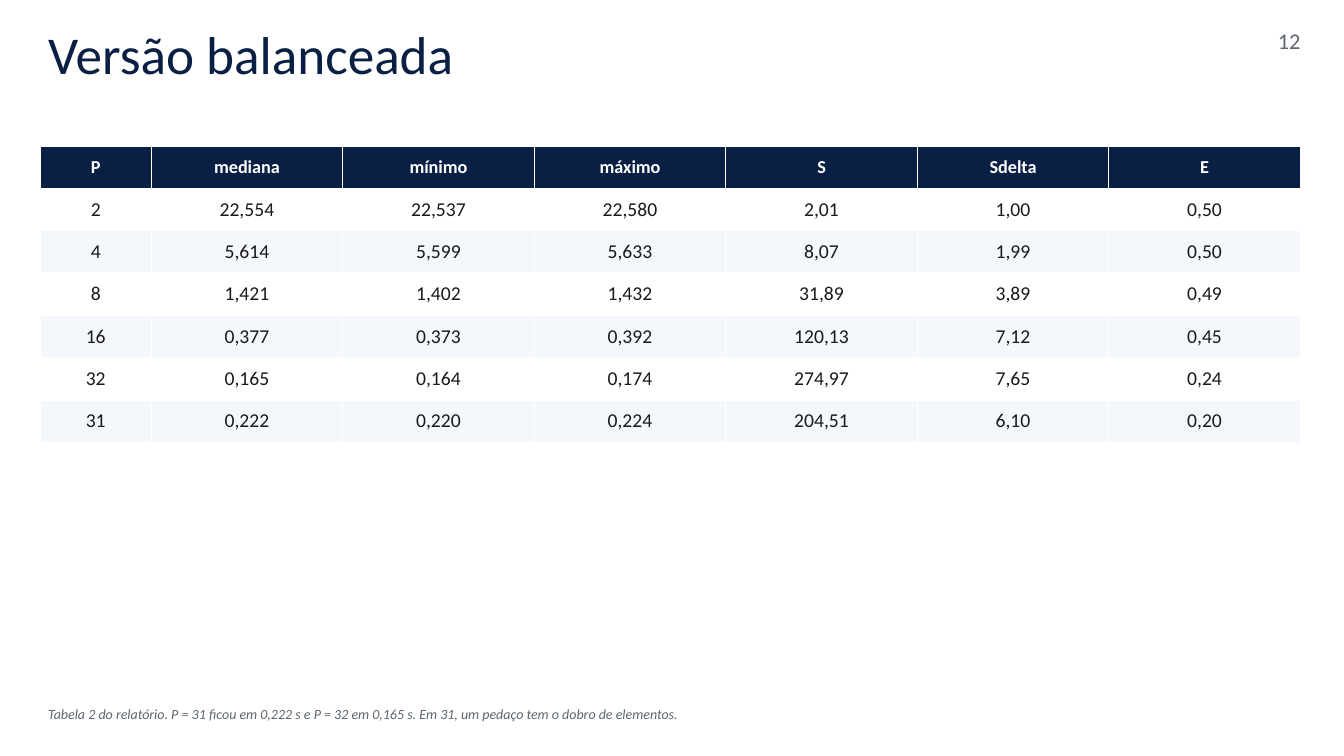
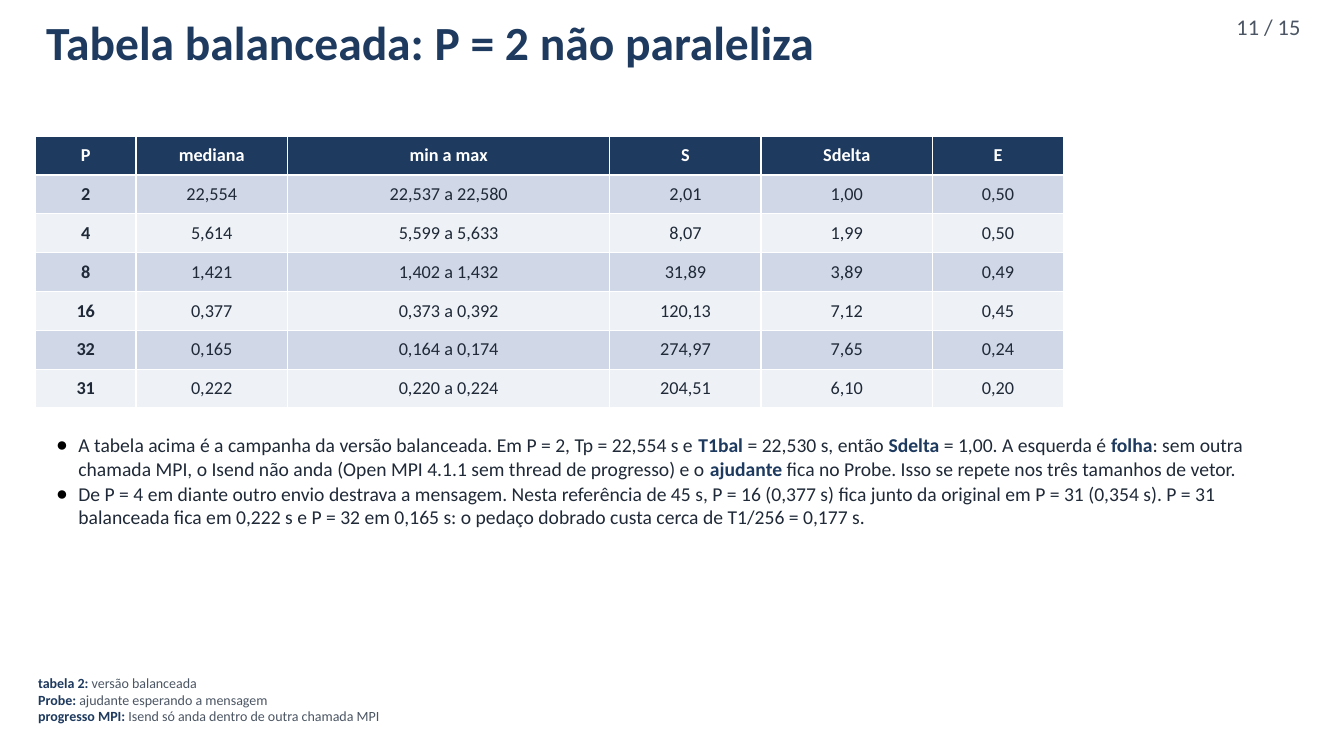
Before and after one commit to bengo501/Trabalho3-Computacao-Paralela, a slide deck: slide 11 of apresentacao/apresentacao.pptx (slide 12 before the commit). Drawn at 1344x756 pixels with LibreOffice and Linux fonts; fonts in the diff are those of the drawing. Boxes give left, top, right and bottom in pixels: in the first picture for what was removed or moved away, otherwise in the second. Text is boxed around its words. In the diff, an @@ line names an element or a change of style, - is before the commit and + after.

```diff
--- a/apresentacao/apresentacao.pptx
+++ b/apresentacao/apresentacao.pptx
@@ text added at (46, 26, 814, 68), 34 pt, text #1E3A5F, bold @@
+Tabela balanceada: P = 2 não paraleliza
@@ text added at (1236, 20, 1301, 35), 16 pt, text #4B5563 @@
+11 / 15
@@ text removed at (48, 37, 453, 75) @@
-Versão balanceada
@@ text removed at (1278, 34, 1301, 49) @@
-12
@@ table at (35, 136, 1064, 408) @@
-column 3: mínimo | 22,537 | 5,599 | 1,402 | 0,373 | 0,164 | 0,220
-column 4: máximo | 22,580 | 5,633 | 1,432 | 0,392 | 0,174 | 0,224
+column 3: min a max | 22,537 a 22,580 | 5,599 a 5,633 | 1,402 a 1,432 | 0,373 a 0,392 | 0,164 a 0,174 | 0,220 a 0,224
@@ table: place and size @@
-table at (40, 146, 1301, 443)
+table at (35, 136, 1064, 408)
@@ text added at (78, 438, 1243, 528), 14 pt, text #1F2937 @@
+● A tabela acima é a campanha da versão balanceada. Em P = 2, Tp = 22,554 s e T1bal = 22,530 s, então Sdelta = 1,00. A esquerda é folha: sem outra chamada MPI, o Isend não anda (Open MPI 4.1.1 sem thread de progresso) e o ajudante fica no Probe. Isso se repete nos três tamanhos de vetor.
+● De P = 4 em diante outro envio destrava a mensagem. Nesta referência de 45 s, P = 16 (0,377 s) fica junto da original em P = 31 (0,354 s). P = 31 balanceada fica em 0,222 s e P = 32 em 0,165 s: o pedaço dobrado custa cerca de T1/256 = 0,177 s.
@@ text added at (38, 678, 380, 724), 10 pt, text #4B5563 @@
+tabela 2: versão balanceada
+Probe: ajudante esperando a mensagem
+progresso MPI: Isend só anda dentro de outra chamada MPI
@@ text removed at (48, 709, 678, 722) @@
-Tabela 2 do relatório. P = 31 ficou em 0,222 s e P = 32 em 0,165 s. Em 31, um pedaço tem o dobro de elementos.
```
Also in this commit, not shown: 5 other slides changed, 9 slides added, 10 slides removed, 8 other files.
